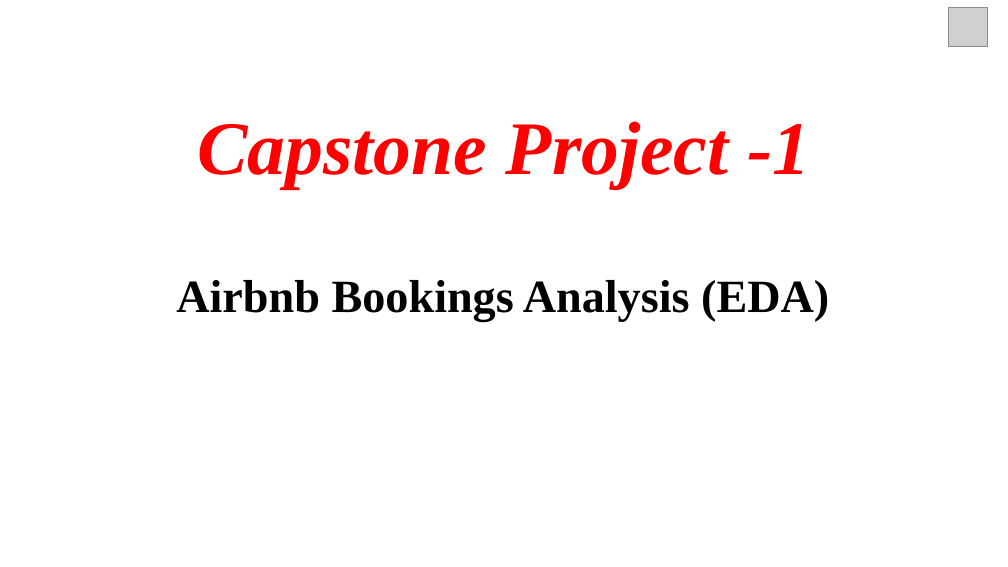
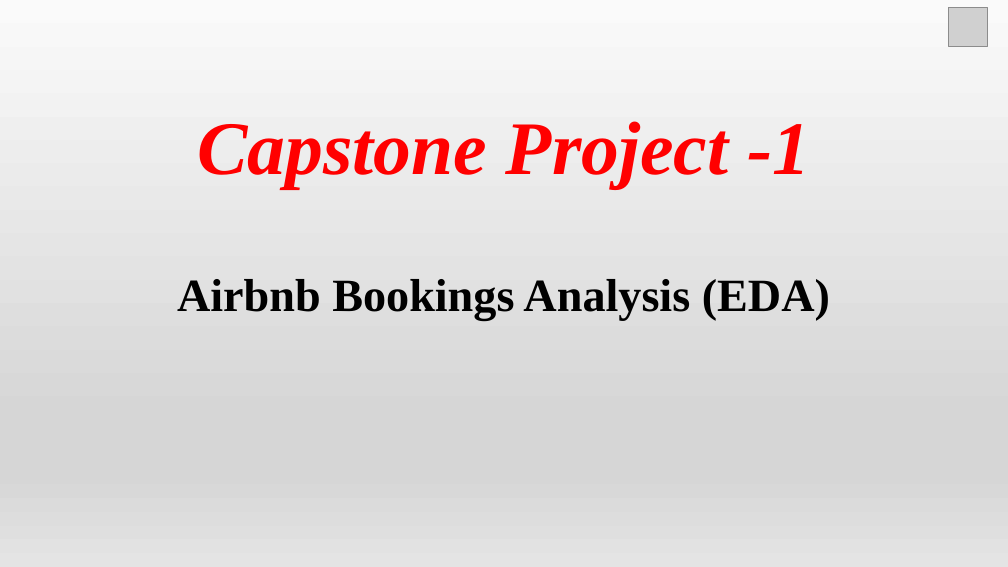
Before and after one commit to bhavikk001/airbnb-eda, a slide deck: slide 1 of Project Presentation.pptx. Drawn at 1008x567 pixels with LibreOffice and Linux fonts; fonts in the diff are those of the drawing; grey boxes stand for pictures. Boxes give left, top, right and bottom in pixels: in the first picture for what was removed or moved away, otherwise in the second. Text is boxed around its words. In the diff, an @@ line names an element or a change of style, - is before the commit and + after.

```diff
--- a/Project Presentation.pptx
+++ b/Project Presentation.pptx
@@ background #FFFFFF to gradient #FAFAFA to #D7D7D7 to #E4E4E4 @@
```
Also in this commit, not shown: 26 other slides changed, 1 slide added.
